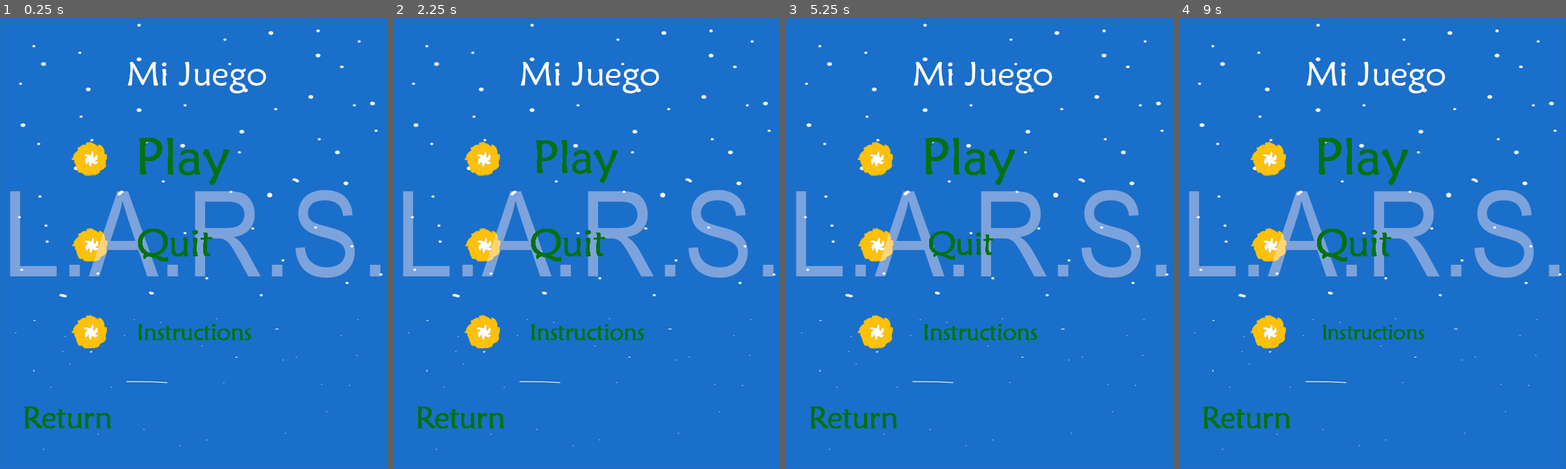
Above: before the commit, frames 1-4 (left to right).
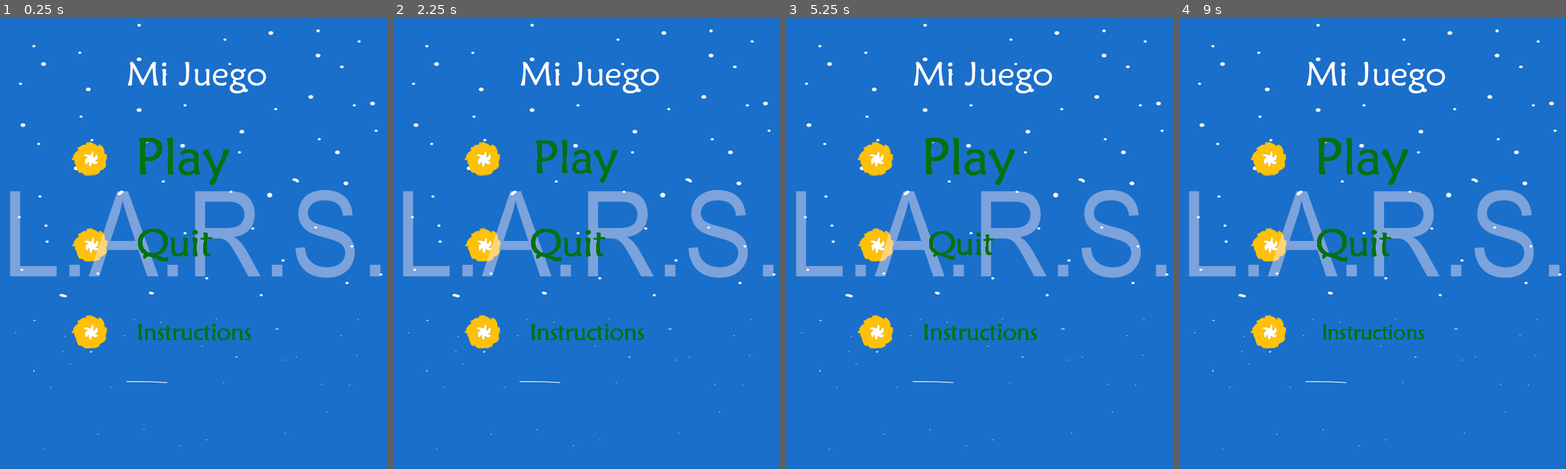
Above: after the commit, the same moments.

Repository: JorgeSaez1/Aereo-Globo
Game: Godot game, scene res://scenes/interfaz.tscn
The game is run twice, just before and just after one commit, with the same random seed, the same clock (stepped at 60 frames per second) and the same inputs. This scene is started directly instead of the project's main scene.
Inputs (mouse positions are in pixels of both pictures, inside the frame that each line leads up to):
- Up to frame 1 (0.25 s): no input
- Up to frame 2 (2.25 s): tap Enter at 0.5, 2 s; move the mouse to (671, 220) at 0.52 s; click (671, 220) at 0.67 s; tap Space at 1.25 s; move the mouse to (509, 266) at 1.27 s; click (509, 266) at 1.42 s; move the mouse to (625, 144) at 2.02 s; click (625, 144) at 2.17 s
- Up to frame 3 (5.25 s): tap Space at 2.75, 4.25 s; move the mouse to (960, 333) at 2.77 s; click (960, 333) at 2.92 s; tap Enter at 3.5 s; move the mouse to (1095, 311) at 3.52 s; click (1095, 311) at 3.67 s; move the mouse to (863, 175) at 4.27 s; click (863, 175) at 4.42 s; move the mouse to (998, 243) at 5.02 s; click (998, 243) at 5.17 s
- Up to frame 4 (9 s): move the mouse to (1314, 130) at 5.77 s; click (1314, 130) at 5.92 s; move the mouse to (1457, 220) at 6.52 s; click (1457, 220) at 6.67 s; move the mouse to (1295, 266) at 7.27 s; click (1295, 266) at 7.42 s; move the mouse to (1411, 144) at 8.02 s; click (1411, 144) at 8.17 s; move the mouse to (1353, 333) at 8.77 s; click (1353, 333) at 8.92 s

The runs differ from the first frame. In frame 1, 0.4% of the frame differs, in the area x 6-29%, y 86-91%; in frame 2, 0.4%; in frame 3, 0.4%; in frame 4, 0.4%.

Commit message:
Script interfaz

Diff:
--- a/scenes/interfaz.tscn
+++ b/scenes/interfaz.tscn
@@ -29,56 +29,6 @@
 offset_bottom = 40.0
 texture = ExtResource("1_mdniu")
 
-[node name="Mensaje" type="Label" parent="Fondo"]
-layout_mode = 1
-anchors_preset = 8
-anchor_left = 0.5
-anchor_top = 0.5
-anchor_right = 0.5
-anchor_bottom = 0.5
-offset_left = -138.5
-offset_top = -35.0
-offset_right = 138.5
-offset_bottom = 35.0
-grow_horizontal = 2
-grow_vertical = 2
-theme_override_fonts/font = SubResource("FontVariation_u7m5d")
-theme_override_font_sizes/font_size = 32
-horizontal_alignment = 1
-vertical_alignment = 1
-
-[node name="Score" type="Label" parent="Fondo"]
-layout_mode = 1
-anchors_preset = 5
-anchor_left = 0.5
-anchor_right = 0.5
-offset_left = -20.0
-offset_right = 20.0
-offset_bottom = 23.0
-grow_horizontal = 2
-theme_override_fonts/font = SubResource("FontVariation_sisg3")
-theme_override_font_sizes/font_size = 32
-
-[node name="Instrucciones" type="Label" parent="Fondo"]
-visible = false
-layout_mode = 1
-anchors_preset = 8
-anchor_left = 0.5
-anchor_top = 0.5
-anchor_right = 0.5
-anchor_bottom = 0.5
-offset_left = -135.0
-offset_top = -32.0
-offset_right = 154.0
-offset_bottom = 40.0
-grow_horizontal = 2
-grow_vertical = 2
-theme_override_fonts/font = SubResource("FontVariation_4p51j")
-theme_override_font_sizes/font_size = 32
-text = "Dbe de esquivar todas las bolas rojas."
-horizontal_alignment = 1
-vertical_alignment = 1
-
 [node name="MensajeTimer" type="Timer" parent="."]
 wait_time = 3.0
 one_shot = true
@@ -102,3 +52,52 @@
 position = Vector2(33, 584)
 texture_normal = ExtResource("9_mgswc")
 texture_pressed = ExtResource("10_x66yo")
+
+[node name="Mensaje" type="Label" parent="."]
+anchors_preset = 8
+anchor_left = 0.5
+anchor_top = 0.5
+anchor_right = 0.5
+anchor_bottom = 0.5
+offset_left = -138.5
+offset_top = -35.0
+offset_right = 138.5
+offset_bottom = 35.0
+grow_horizontal = 2
+grow_vertical = 2
+theme_override_fonts/font = SubResource("FontVariation_u7m5d")
+theme_override_font_sizes/font_size = 32
+horizontal_alignment = 1
+vertical_alignment = 1
+
+[node name="Score" type="Label" parent="."]
+anchors_preset = 5
+anchor_left = 0.5
+anchor_right = 0.5
+offset_left = -20.0
+offset_right = 20.0
+offset_bottom = 39.0
+grow_horizontal = 2
+theme_override_fonts/font = SubResource("FontVariation_sisg3")
+theme_override_font_sizes/font_size = 32
+
+[node name="Instrucciones" type="Label" parent="."]
+visible = false
+anchors_preset = 8
+anchor_left = 0.5
+anchor_top = 0.5
+anchor_right = 0.5
+anchor_bottom = 0.5
+offset_left = -184.5
+offset_top = -32.0
+offset_right = 203.5
+offset_bottom = 40.0
+grow_horizontal = 2
+grow_vertical = 2
+theme_override_fonts/font = SubResource("FontVariation_4p51j")
+theme_override_font_sizes/font_size = 32
+text = "Dbe de esquivar todas las bolas rojas."
+horizontal_alignment = 1
+vertical_alignment = 1
+
+[connection signal="timeout" from="MensajeTimer" to="." method="_on_mensaje_timer_timeout"]
--- a/scripts/Interfaz.gd
+++ b/scripts/Interfaz.gd
@@ -1,11 +1,26 @@
 extends CanvasLayer
-
+signal Nuevo_Juego
+var P = true
 
 # Called when the node enters the scene tree for the first time.
 func _ready():
-	pass # Replace with function body.
+	$Instrucciones.hide()
+	$BotonVolver.hide()
 
 
 # Called every frame. 'delta' is the elapsed time since the previous frame.
-func _process(delta):
-	pass
+func Mensaje(texto):
+	$Mensaje.text = texto
+	$Mensaje.show()
+	$MensajeTimer.start()
+
+
+func _on_mensaje_timer_timeout():
+	$Mensaje.hide()
+
+func Score(Score):
+	$Score.text = str(Score)
+	$Score.show()
+
+func Game_Over():
+	P = true
